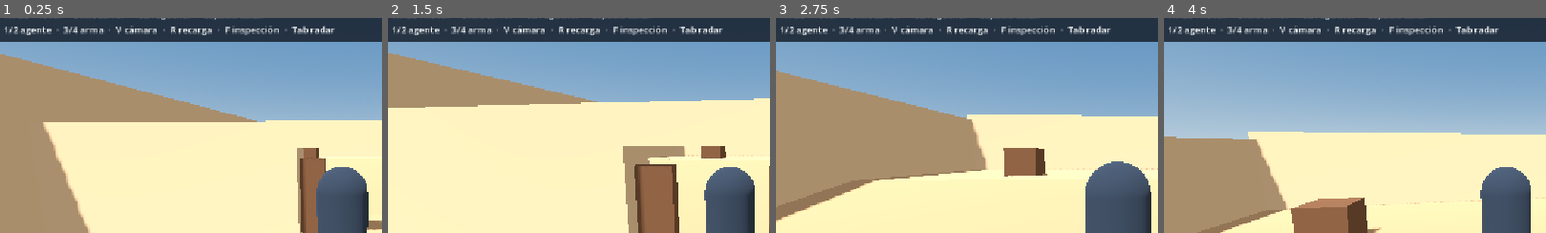
Above: before the commit, frames 1-4 (left to right).
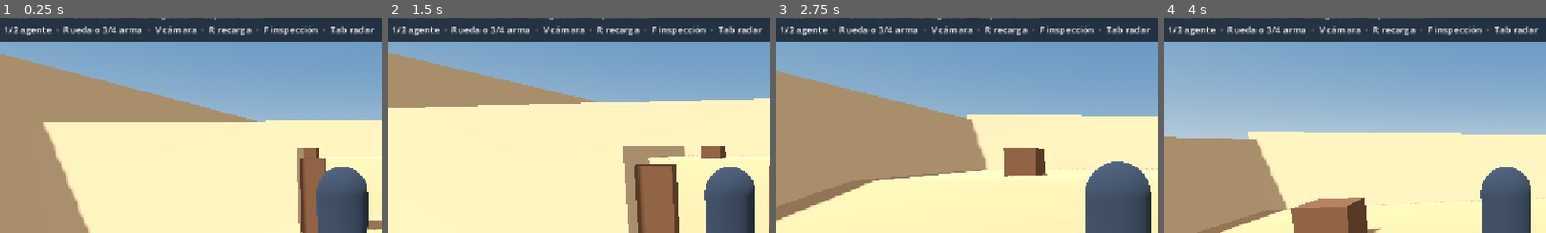
Above: after the commit, the same moments.

Repository: ShadowNigth/dawe
Game: Godot game, scene res://main.tscn
Same seed, same stepped clock (60 frames per second), same inputs: the game is played once before the commit and once after it.
Inputs (mouse positions are % of the whole screen's width and height, from its top left):
- Up to frame 1 (0.25 s): no input
- Up to frame 2 (1.5 s): tap Enter at 0.5 s; move the mouse to (55, 50) at 0.52 s; hold 4 (ak) 0.53-1.28 s; hold W (forward) from 0.53 s (still down); click (55, 50) at 0.67 s; tap Space (jump) at 0.77 s; tap Tab (radar) at 0.8, 1.35 s; move the mouse to (45, 50) at 1.27 s; click (45, 50) at 1.42 s
- Up to frame 3 (2.75 s): keep holding W (forward); tap Space (jump) at 1.52 s; tap T (silencer) at 1.55 s; move the mouse to (52, 48) at 2.02 s; hold T (silencer) from 2.03 s (still down); click (52, 48) at 2.17 s; tap 3 (usp) at 2.3 s
- Up to frame 4 (4 s): keep holding W (forward); move the mouse to (49, 52) at 2.77 s; release T (silencer) at 2.78 s; tap 3 (usp) at 2.85 s; click (49, 52) at 2.92 s; tap Space (jump) at 3.02, 3.77 s; tap 4 (ak) at 3.05 s; move the mouse to (57, 51) at 3.52 s; hold 4 (ak) from 3.53 s (still down); click (57, 51) at 3.67 s; tap Tab (radar) at 3.8 s
The pictures show only the part of the screen within x 2-52%, y 11-61%; the shares and areas given below are measured in that part.

The runs differ from the first frame. In frame 1, 1.6% of the frame differs, in the area x 16-98%, y 3-8%; in frame 2, 1.6%; in frame 3, 1.6%; in frame 4, 1.6%.

Commit message:
Stabilize Silverhand grips and add mouse-wheel weapon switching
Co-authored-by: arena-agent <297053741+arena-agent@users.noreply.github.com>

Diff:
--- a/godot/scripts/main.gd
+++ b/godot/scripts/main.gd
@@ -56,15 +56,29 @@
 	if not InputMap.action_has_event("silencer", right_click):
 		InputMap.action_add_event("silencer", right_click)
 
+func equip_weapon(id: String) -> void:
+	if id == viewmodel.weapon_id:
+		return
+	actor.stance = "pistol" if id == "usp-s" else "rifle"
+	viewmodel.select(id)
+
 func _unhandled_input(event: InputEvent) -> void:
 	if event is InputEventKey and event.pressed and event.keycode == KEY_ESCAPE:
 		Input.mouse_mode = Input.MOUSE_MODE_VISIBLE
 		return
-	if event is InputEventMouseButton and event.button_index == MOUSE_BUTTON_LEFT and event.pressed:
-		if Input.mouse_mode != Input.MOUSE_MODE_CAPTURED:
-			capture_mouse()
-		else:
-			viewmodel.play("shoot1")
+	if event is InputEventMouseButton and event.pressed:
+		match event.button_index:
+			MOUSE_BUTTON_WHEEL_UP, MOUSE_BUTTON_WHEEL_DOWN:
+				# There are two slots: scrolling either way selects the other one.
+				equip_weapon("ak-47" if viewmodel.weapon_id == "usp-s" else "usp-s")
+				refresh_hud()
+				get_viewport().set_input_as_handled()
+				return
+			MOUSE_BUTTON_LEFT:
+				if Input.mouse_mode != Input.MOUSE_MODE_CAPTURED:
+					capture_mouse()
+				else:
+					viewmodel.play("shoot1")
 	if event is InputEventMouseMotion and Input.mouse_mode == Input.MOUSE_MODE_CAPTURED:
 		if Time.get_ticks_msec() >= mouse_ready_at:
 			actor.aim(event)
@@ -75,11 +89,9 @@
 	if event.is_action_pressed("phoenix"):
 		actor.set_agent("phoenix")
 	if event.is_action_pressed("usp"):
-		actor.stance = "pistol"
-		viewmodel.select("usp-s")
+		equip_weapon("usp-s")
 	if event.is_action_pressed("ak"):
-		actor.stance = "rifle"
-		viewmodel.select("ak-47")
+		equip_weapon("ak-47")
 	if event.is_action_pressed("camera"):
 		actor.third_person = not actor.third_person
 	if event.is_action_pressed("inspect"):
@@ -172,7 +184,7 @@
 		area = "DUST II · Puertas Largas"
 	var camera_mode := "3.ª persona" if actor.third_person else "1.ª persona"
 	status.text = "DAWE  /  %s  ·  %s  ·  %s  ·  %s" % [area, actor.agent_id.to_upper(), viewmodel.weapon_id.to_upper(), camera_mode]
-	hint.text = "WASD mover  ·  Shift correr  ·  Ctrl agachar  ·  Espacio saltar\n1/2 agente  ·  3/4 arma  ·  V cámara  ·  R recarga  ·  F inspección  ·  Tab radar"
+	hint.text = "WASD mover  ·  Shift correr  ·  Ctrl agachar  ·  Espacio saltar\n1/2 agente  ·  Rueda o 3/4 arma  ·  V cámara  ·  R recarga  ·  F inspección  ·  Tab radar"
 	if viewmodel.silencer != null:
 		hint.text += "\n" + viewmodel.silencer_hint()
 	if not actor.third_person and viewmodel.model == null:
--- a/godot/tests/smoke.gd
+++ b/godot/tests/smoke.gd
@@ -66,6 +66,7 @@
 			continue
 		check(has_texture(sw.viewmodel.model), "%s has textures on its first-person model" % id)
 		check(pose_changes(sw.viewmodel.model, player, "reload"), "%s reload moves the rig" % id)
+		check(recoil_keeps_grip(sw.viewmodel.model, player), "%s wrists follow recoil without twisting off the grip" % id)
 		for clip in ["idle", "draw", "shoot1", "reload", "lookat01"]:
 			check(player.has_animation(clip), "%s %s" % [id, clip])
 		if id == "usp-s":
@@ -103,11 +104,23 @@
 	sw._unhandled_input(key)
 	sw._unhandled_input(key)
 	check(not sw.actor.third_person and not vm.silencer.visible, "changing camera preserves the detached state")
-	vm.select("ak-47", false)
+	var wheel := InputEventMouseButton.new()
+	wheel.pressed = true
+	wheel.button_index = MOUSE_BUTTON_WHEEL_UP
+	sw._unhandled_input(wheel)
+	check(vm.weapon_id == "ak-47" and sw.actor.stance == "rifle" and vm.active_clip == "draw", "scroll up equips the AK-47 and plays draw")
+	wheel.pressed = false
+	sw._unhandled_input(wheel)
+	check(vm.weapon_id == "ak-47", "wheel release does not switch slots")
+	vm.animation_player.advance(5.0)
 	sw._unhandled_input(right_click)
 	check(vm.active_clip == "idle", "right-click does not start a silencer action on the AK-47")
-	vm.select("usp-s", false)
-	check(not vm.silencer.visible and not vm.attached, "USP-S remembers the detached state after weapon swap")
+	wheel.pressed = true
+	wheel.button_index = MOUSE_BUTTON_WHEEL_DOWN
+	sw._unhandled_input(wheel)
+	check(vm.weapon_id == "usp-s" and sw.actor.stance == "pistol" and vm.active_clip == "draw", "scroll down equips the USP-S and plays draw")
+	check(not vm.silencer.visible and not vm.attached, "USP-S remembers the detached state after scrolling")
+	vm.animation_player.advance(5.0)
 	right_click.pressed = false
 	sw._unhandled_input(right_click)
 	check(vm.active_clip == "idle", "mouse release does not trigger the action")
@@ -158,6 +171,35 @@
 		if absf(initial[i].dot(rig.get_bone_pose_rotation(i))) < 0.999:
 			return true
 	return false
+
+func recoil_keeps_grip(model: Node, player: AnimationPlayer) -> bool:
+	var rig := first_skeleton(model)
+	if rig == null or not player.has_animation("shoot1"):
+		return false
+	var gun := rig.find_bone("weapon_offset")
+	var limbs: Array[int] = []
+	for bone in ["LeftForeArm", "LeftHand", "RightForeArm", "RightHand"]:
+		limbs.append(rig.find_bone(bone))
+	if gun < 0 or limbs.has(-1):
+		return false
+	player.play("shoot1", 0.0)
+	player.seek(0.0, true)
+	var start := rig.get_bone_global_pose(gun)
+	var grips: Array[Transform3D] = []
+	for limb in limbs:
+		grips.append(start.affine_inverse() * rig.get_bone_global_pose(limb))
+	var moved := false
+	for step in range(1, 13):
+		player.seek(player.get_animation("shoot1").length * step / 13.0, true)
+		var gun_pose := rig.get_bone_global_pose(gun)
+		moved = moved or not start.is_equal_approx(gun_pose)
+		for i in limbs.size():
+			var grip := gun_pose.affine_inverse() * rig.get_bone_global_pose(limbs[i])
+			if grip.origin.distance_to(grips[i].origin) > 0.002:
+				return false
+			if absf(grip.basis.get_rotation_quaternion().dot(grips[i].basis.get_rotation_quaternion())) < 0.9995:
+				return false
+	return moved
 
 func locomotion(sw: Node) -> void:
 	Input.action_press("forward")
Not shown, changed: docs/godot-migration.md
